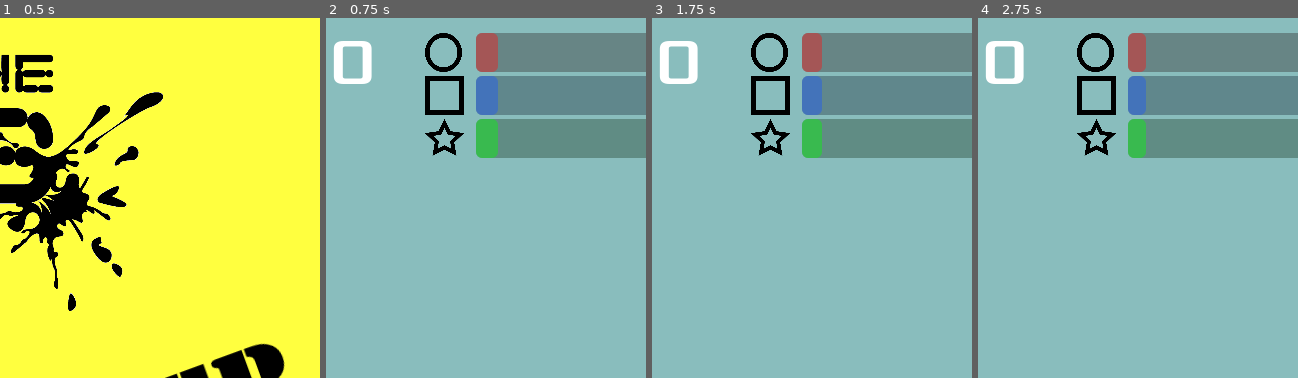
Above: before the commit, frames 1-4 (left to right).
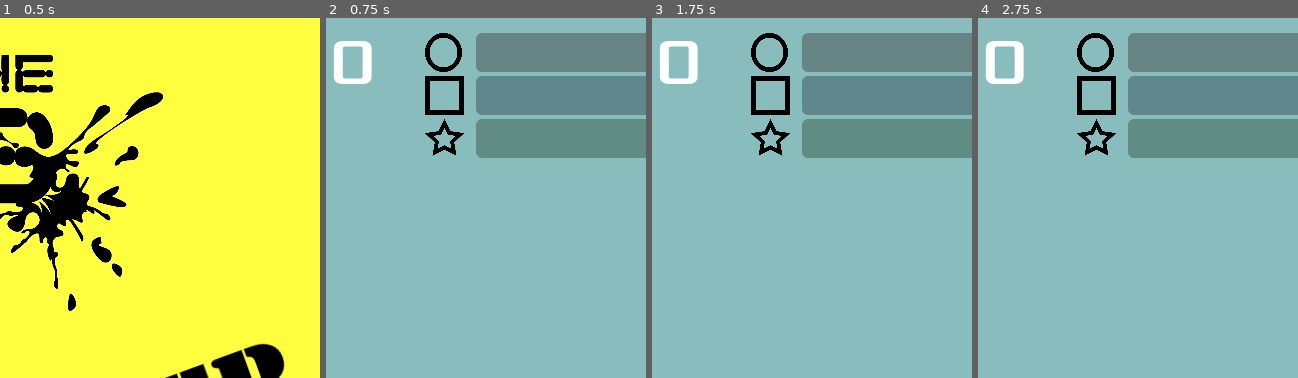
Above: after the commit, the same moments.

Repository: oxfordmmm/bash_the_bug_defender
Game: Godot game, scene res://scenes/splash_screen.tscn
Two runs of this game, one before a commit and one after it. Both use one fixed random seed, a clock stepped at 60 frames per second and the inputs below.
Inputs (mouse positions are % of the whole screen's width and height, from its top left):
- Up to frame 1 (0.5 s): no input
- Up to frame 2 (0.75 s): click "Start" at 0.5 s
- Up to frame 3 (1.75 s): click (27, 90) at 1.25 s
- Up to frame 4 (2.75 s): click (58, 90) at 2 s
The pictures show only the part of the screen within x 46-96%, y 0-50%; the shares and areas given below are measured in that part.

Frame 1 is identical in both runs. In frame 2, 2.2% of the frame differs, in the area x 46-54%, y 4-39%; in frame 3, 2.0%; in frame 4, 1.8%.

Commit message:
feat: link initial res rates to difficulty

Diff:
--- a/global.gd
+++ b/global.gd
@@ -2,3 +2,4 @@
 var speed = 30
 var initial_spawn_rate = 0.4
 var spawn_rate_acceleration = 0.02
+var initial_resistance_rate = 0
--- a/src/spawner.gd
+++ b/src/spawner.gd
@@ -7,11 +7,6 @@
 var spawn_acceleration: float = 0.1 # per second
 var spawn_rate = 1
 
-var initial_resistance_rates: Dictionary = {
-	game_enums.AntibioticTypes.RED: 0.1,
-	game_enums.AntibioticTypes.BLUE: 0.1,
-	game_enums.AntibioticTypes.GREEN: 0.1,
-}
 @export var resistance_rates: Dictionary
 
 # y inverted for some reason
@@ -34,7 +29,11 @@
 
 func begin_spawning():
 	spawn_rate = Global.initial_spawn_rate
-	resistance_rates = initial_resistance_rates.duplicate(false)
+	resistance_rates = {
+		game_enums.AntibioticTypes.RED: Global.initial_resistance_rate,
+		game_enums.AntibioticTypes.BLUE: Global.initial_resistance_rate,
+		game_enums.AntibioticTypes.GREEN: Global.initial_resistance_rate,
+	}
 	$SpawnTimer.wait_time = 1/spawn_rate
 	$SpawnTimer.start()
 	$AccelerationTimer.start()
--- a/src/splash_screen.gd
+++ b/src/splash_screen.gd
@@ -7,12 +7,15 @@
 			Global.speed = 45
 			Global.initial_spawn_rate = 0.3
 			Global.spawn_rate_acceleration = 0.015
+			Global.initial_resistance_rate = 0
 		1:
 			Global.speed = 90
 			Global.initial_spawn_rate = 0.6
 			Global.spawn_rate_acceleration = 0.03
+			Global.initial_resistance_rate = 0.15
 		2:
-			Global.speed = 120
+			Global.speed = 105
 			Global.initial_spawn_rate = 0.8
 			Global.spawn_rate_acceleration = 0.03
+			Global.initial_resistance_rate = 0.4
 	get_tree().change_scene_to_file("res://scenes/single_player.tscn")
